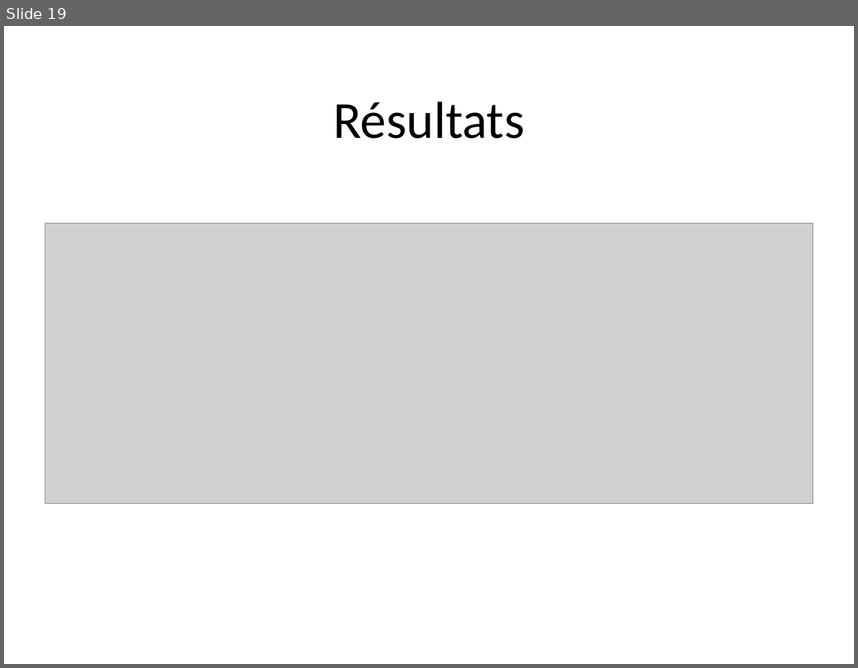
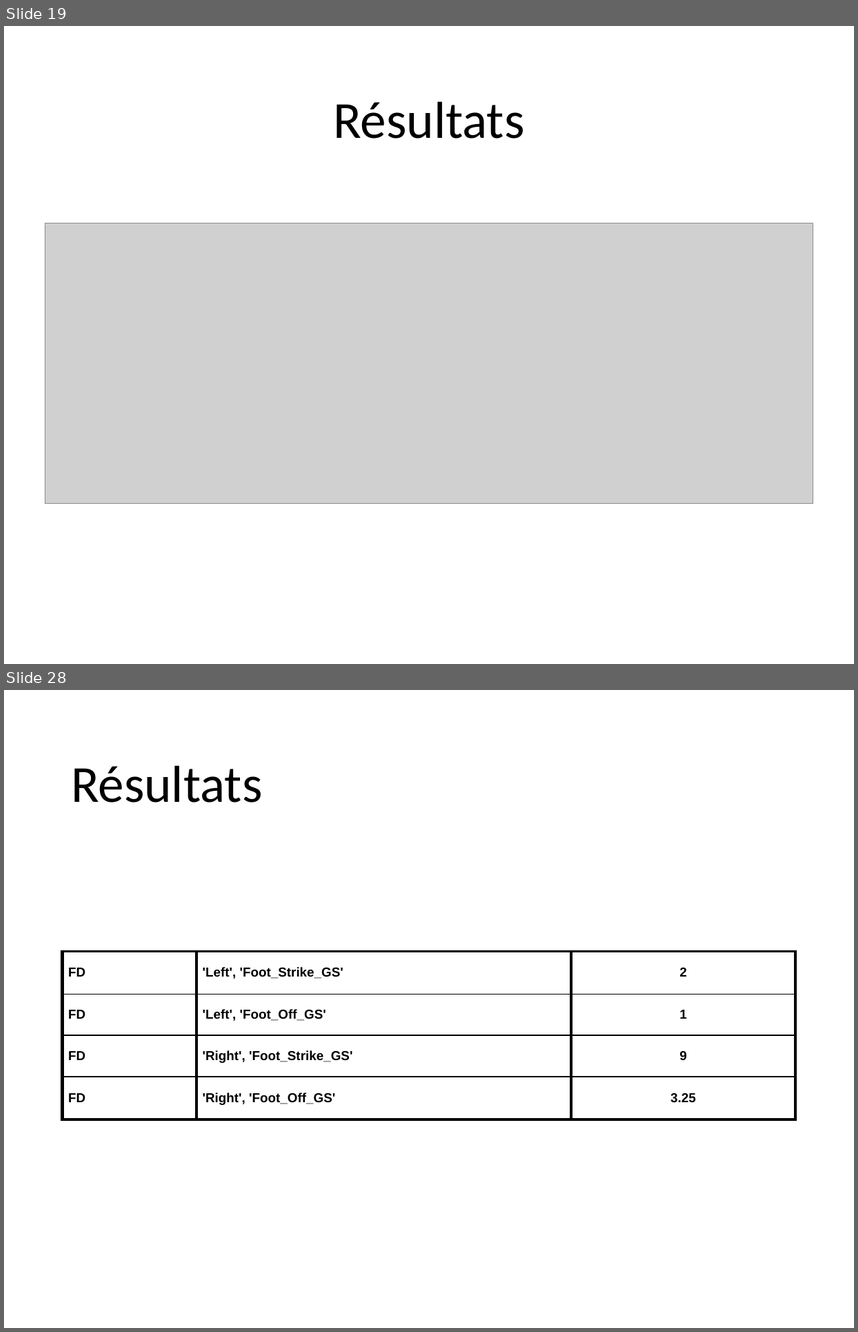
Before and after one commit to staufga0/DM_Project, a slide deck: Data Mining Presentation.pptm. Shown one above the other, each under a label of ours: slide 19 before the commit, slides 19 and 28 after it; the slides between them are not shown. The pictures are 858x668 and 858x1332 pixels, drawn with LibreOffice and Linux fonts; fonts in the diff are those of the drawing; grey boxes stand for pictures. Boxes give left, top, right and bottom in pixels: in the first picture for what was removed or moved away, otherwise in the second. Text is boxed around its words. In the diff, an @@ line names an element or a change of style, - is before the commit and + after.

```diff
--- a/Data Mining Presentation.pptm
+++ b/Data Mining Presentation.pptm
@@ slide 28 added at <box>4,690,854,1328</box>, background #FFFFFF @@
@@ title added at <box>71,765,263,802</box>, 44 pt, text #000000 @@
+Résultats
@@ table added at <box>63,951,796,1119</box>, 4 rows, 3 columns @@
+FD | 'Left', 'Foot_Strike_GS' | 2
+FD | 'Left', 'Foot_Off_GS' | 1
+FD | 'Right', 'Foot_Strike_GS' | 9
+FD | 'Right', 'Foot_Off_GS' | 3.25
```
Also in this commit, not shown: 9 other slides added.
